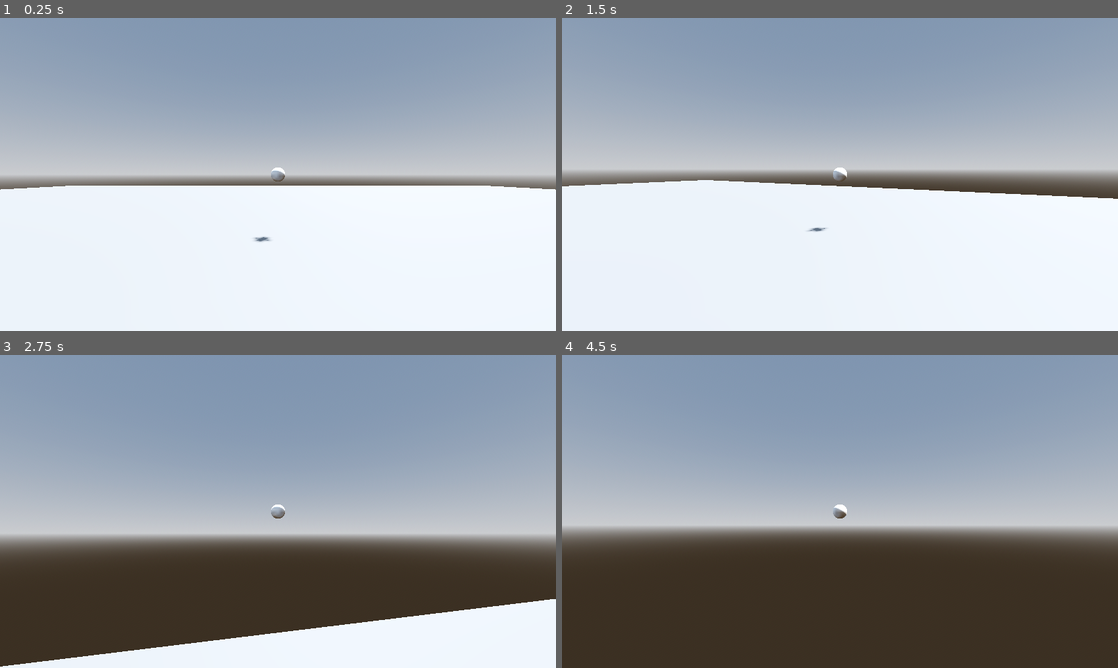
Above: before the commit, frames 1-4 (two rows, left to right).
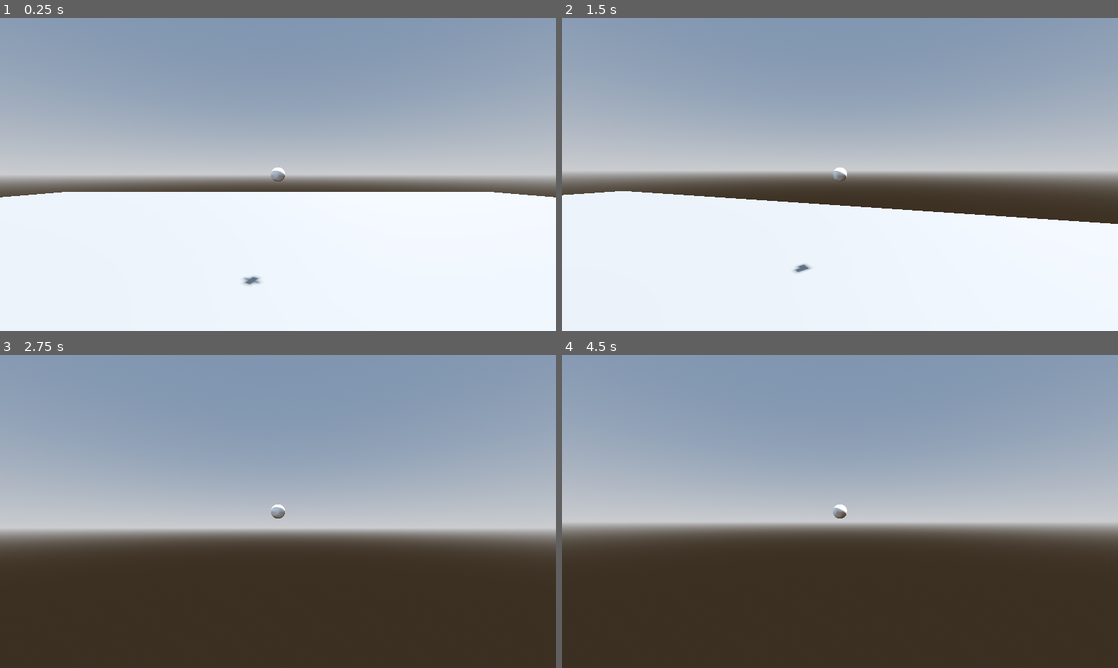
Above: after the commit, the same moments.

Repository: slop-inc/algebra-game-jam
Game: Godot game, scene res://scenes/player_movement_test/player_movement_test.tscn
The game is run twice, just before and just after one commit, with the same random seed, the same clock (stepped at 60 frames per second) and the same inputs.
Inputs (mouse positions are in pixels of both pictures, inside the frame that each line leads up to):
- Up to frame 1 (0.25 s): no input
- Up to frame 2 (1.5 s): tap Enter (ui_accept) at 0.5, 0.77 s; move the mouse to (867, 174) at 0.52 s; hold W (up_move) from 0.53 s (still down); tap Shift (dash) at 0.6, 1.35 s; click (867, 174) at 0.67 s; move the mouse to (812, 174) at 1.27 s
- Up to frame 3 (2.75 s): keep holding W (up_move); tap Enter (ui_accept) at 1.52 s; move the mouse to (289, 505) at 2.02 s; tap Shift (dash) at 2.1 s
- Up to frame 4 (4.5 s): keep holding W (up_move); move the mouse to (834, 517) at 2.77 s; tap Shift (dash) at 2.85, 3.6, 4.35 s; click (834, 517) at 2.92 s; tap Enter (ui_accept) at 3.02, 3.5, 3.77, 4.25 s; move the mouse to (878, 514) at 3.52 s; move the mouse to (795, 508) at 4.27 s

The runs differ from the first frame. In frame 1, 2.2% of the frame differs, in the area x 0-100%, y 53-86%; in frame 2, 5.9%; in frame 3, 16%, in the area x 0-100%, y 48-100%; in frame 4, 3.2%.

Commit message:
Player Momvement (Head Tilt, Head Bob, Tweaked Dash, Sex 2)

Diff:
--- a/scenes/player_movement_test/player.gd
+++ b/scenes/player_movement_test/player.gd
@@ -4,9 +4,15 @@
 var SPEED = 0.0
 var MAXSPEED = 5.0
 var JUMP_VELOCITY = 4.
-var DECEL = 2.0
+var DECEL = 1
 var ACCEL = 0.80
-var SENSITIVITY = 0.008
+var SENSITIVITY = 0.006
+var dashed_bool = false
+var dash_time = 0
+
+var bob_frequency = 1.5
+var bob_amplitude = 0.05
+var t_bob = 0.0
 
 
 @onready var head = $Head
@@ -36,12 +42,23 @@
 
 func _dash():
 	print("Dashed")
+	dashed_bool = true
 	#self.global_position = dash_point.global_position
 	var direction = camera.global_basis * Vector3.FORWARD
-	velocity.x = direction.x * 10
-	velocity.z = direction.z * 10
+	velocity.x = direction.x * 15
+	velocity.z = direction.z * 15
+	print(dashed_bool)
 
 func _physics_process(delta: float) -> void:
+
+	if dashed_bool:
+		dash_time += 1 * delta
+		print(dash_time)
+		if dash_time >= 0.3:
+			dash_time = 0
+			dashed_bool= false
+			print("undashed")
+
 	# Add the gravity.
 	if not is_on_floor():
 		velocity += get_gravity() * delta
@@ -55,7 +72,14 @@
 	var input_dir = Input.get_vector("left_move", "right_move", "up_move", "down_move")
 	var direction = (head.transform.basis * Vector3(input_dir.x, 0, input_dir.y)).normalized()
 
-	if is_on_floor():
+	if input_dir.x < 0:
+		camera.rotation.z = lerp_angle(camera.rotation.z, deg_to_rad(4), 0.02)
+	if input_dir.x > 0:
+		camera.rotation.z = lerp_angle(camera.rotation.z, deg_to_rad(-4), 0.02)
+	if input_dir.x == 0:
+		camera.rotation.z = lerp_angle(camera.rotation.z, deg_to_rad(0), 0.02)
+
+	if is_on_floor() and !dashed_bool:
 		if direction:
 			# Speed up acceleration
 			velocity.x = direction.x * SPEED
@@ -63,18 +87,37 @@
 			if SPEED < MAXSPEED:
 				SPEED = SPEED + ACCEL
 			print("SPEED:",SPEED)
-		elif SPEED > 0:
+		#elif SPEED > 0:
 			# Slow down
-			SPEED = SPEED - DECEL
-			velocity.x = move_toward(velocity.x, SPEED, 0)
-			velocity.z = move_toward(velocity.z, SPEED, 0)
-			print("SPEED:",SPEED)
+			#SPEED = SPEED - DECEL
+			#velocity.x = move_toward(velocity.x, SPEED, delta)
+			#velocity.z = move_toward(velocity.z, SPEED, delta)
+
+			#print("SPEED:",SPEED)
+
 		else:
 			# Stop
 			SPEED = 0
 			velocity.x = move_toward(velocity.x, 0, MAXSPEED)
 			velocity.z = move_toward(velocity.z, 0, MAXSPEED)
-	else:
-		velocity.x = lerp(velocity.x, direction.x * SPEED, delta * 2.0)
-		velocity.y = lerp(velocity.y, direction.y * SPEED, delta * 2.0)
+	elif !dashed_bool:
+		if direction:
+			# Speed up acceleration
+			velocity.x = direction.x * SPEED
+			velocity.z = direction.z * SPEED
+			if SPEED < MAXSPEED:
+				SPEED = SPEED + ACCEL
+			print("SPEED:",SPEED)
+		else:
+			velocity.x = lerp(velocity.x, direction.x * SPEED, delta * 2.0)
+			velocity.y = lerp(velocity.y, direction.y * SPEED, delta * 2.0)
 	move_and_slide()
+
+	# Head Bob
+	t_bob += delta * velocity.length() * float(is_on_floor())
+	camera.transform.origin = _headbob(t_bob)
+
+func _headbob(time) -> Vector3:
+	var pos = Vector3.ZERO
+	pos.y = sin(time * bob_frequency) * bob_amplitude
+	return(pos)
--- a/scenes/player_movement_test/player.tscn
+++ b/scenes/player_movement_test/player.tscn
@@ -22,6 +22,7 @@
 shape = SubResource("CapsuleShape3D_7pbky")
 
 [node name="Head" type="Node3D" parent="." unique_id=67311142]
+transform = Transform3D(1, 0, 0, 0, 1, 0, 0, 0, 1, 0, 0.52799296, 0)
 
 [node name="Camera3D" type="Camera3D" parent="Head" unique_id=2138004851]
 transform = Transform3D(-5.463923e-08, 0, -1.2499999, 0, 1.25, 0, 1.2499999, 0, -5.463923e-08, 0, 0, 0)
--- a/scenes/player_movement_test/player_movement_test.tscn
+++ b/scenes/player_movement_test/player_movement_test.tscn
@@ -14,6 +14,9 @@
 sky = SubResource("Sky_rmv2p")
 tonemap_mode = 2
 glow_enabled = true
+
+[sub_resource type="PhysicsMaterial" id="PhysicsMaterial_4xogm"]
+friction = 4.5
 
 [sub_resource type="BoxShape3D" id="BoxShape3D_iyhm7"]
 size = Vector3(2.0864258, 0.001, 2.034607)
@@ -35,6 +38,7 @@
 
 [node name="StaticBody3D" type="StaticBody3D" parent="." unique_id=836771456]
 transform = Transform3D(15, 0, 0, 0, 1.04, 0, 0, 0, 15, 0, 0, 0)
+physics_material_override = SubResource("PhysicsMaterial_4xogm")
 
 [node name="CollisionShape3D" type="CollisionShape3D" parent="StaticBody3D" unique_id=1637526420]
 transform = Transform3D(1, 0, 0, 0, 1, 0, 0, 0, 1, -0.019003391, 0.009265631, 0.014801025)
Not shown, added: assets/MedBed.fbx.import
Binary file added: assets/MedBed_0.png
Not shown, added: assets/MedBed_0.png.import
Not shown: 1 places in scenes/player_movement_test/player_movement_test.tscn that only renumber resources
